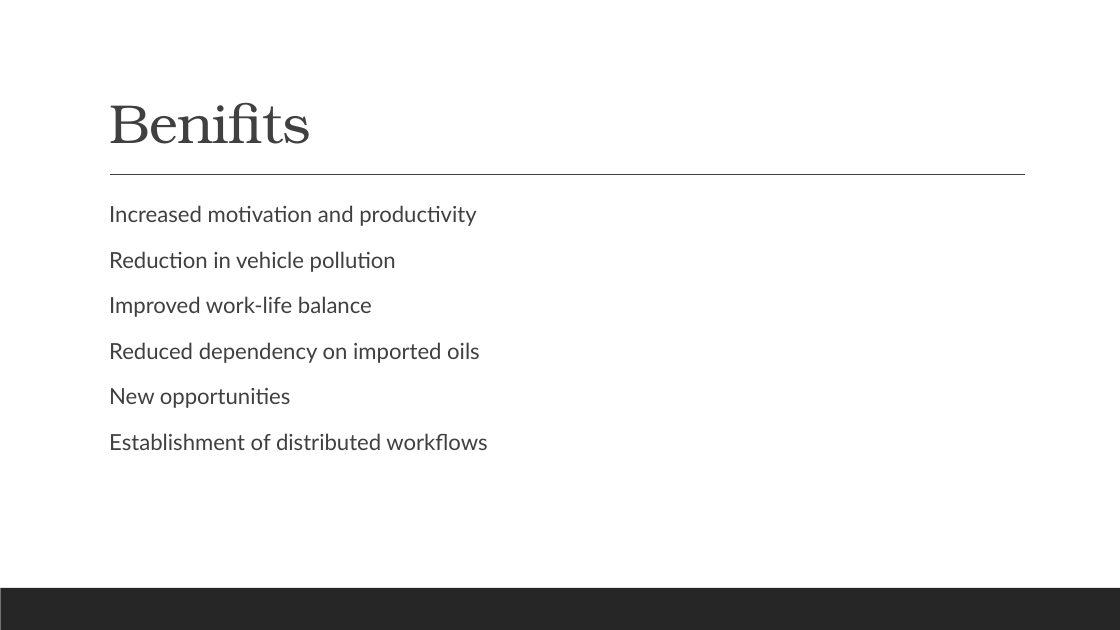
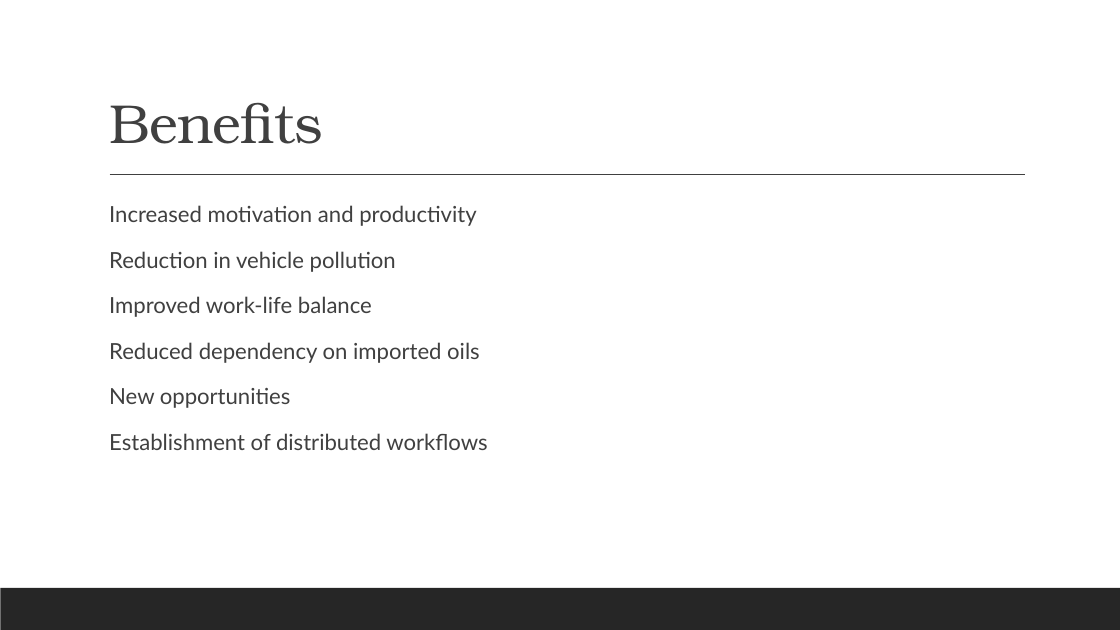
Before and after one commit to ronnie-1947/access-control-ppt, a slide deck: slide 35 of Access Control.pptx (slide 40 before the commit). Drawn at 1120x630 pixels with LibreOffice and Linux fonts; fonts in the diff are those of the drawing. Boxes give left, top, right and bottom in pixels: in the first picture for what was removed or moved away, otherwise in the second. Text is boxed around its words. In the diff, an @@ line names an element or a change of style, - is before the commit and + after.

```diff
--- a/Access Control.pptx
+++ b/Access Control.pptx
@@ title at box(109, 103, 323, 144): text changed @@
-Benifits
+Benefits
```
Also in this commit, not shown: 7 other slides changed, 9 slides added, 5 slides removed.
